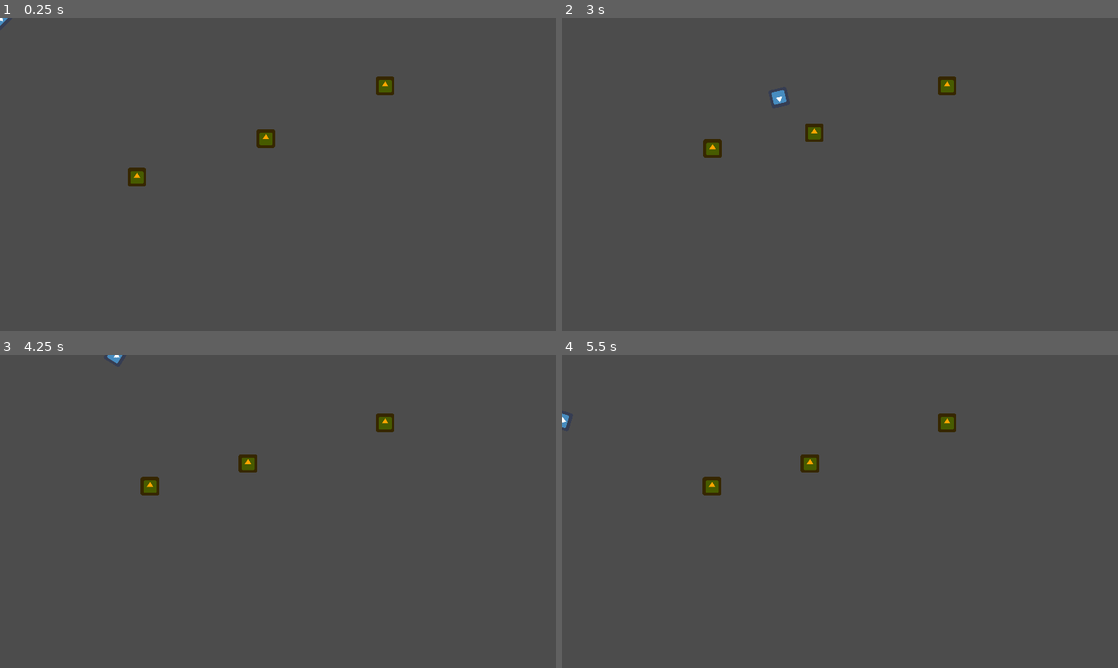
Above: before the commit, frames 1-4 (two rows, left to right).
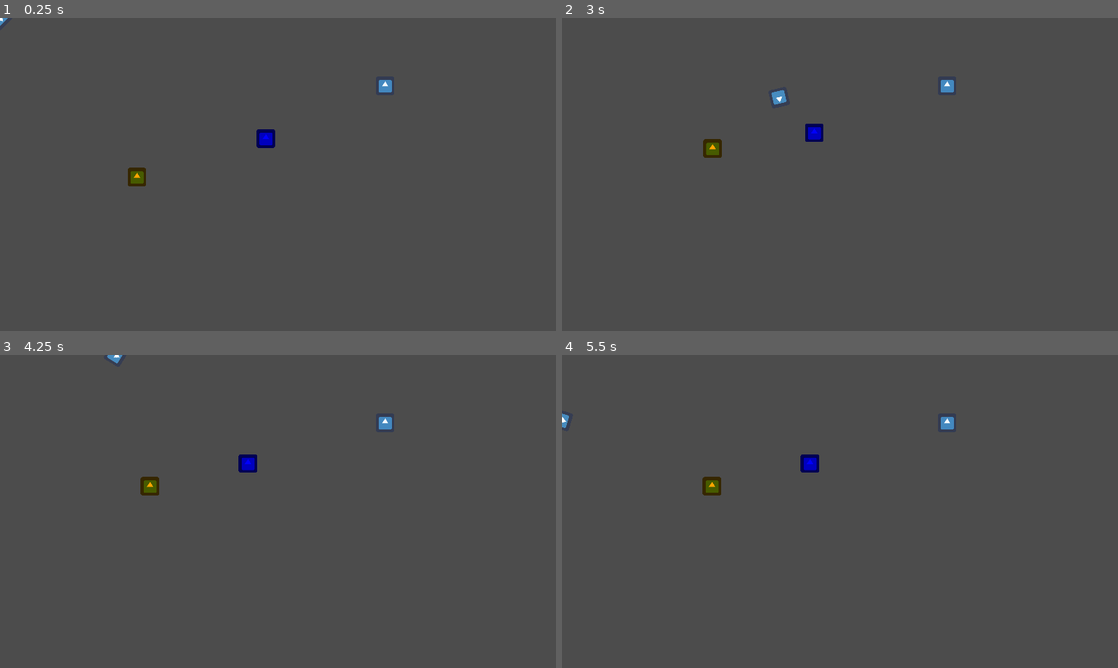
Above: after the commit, the same moments.

Repository: moisesjbc/ludum-dare-53
Game: Godot game, scene res://gameplay/main/main.tscn
Same seed, same stepped clock (60 frames per second), same inputs: the game is played once before the commit and once after it. The engine's default icon, where the game draws it, is replaced by a stand-in: a white triangle on a blue panel in a dark square.
Inputs (mouse positions are in pixels of both pictures, inside the frame that each line leads up to):
- Up to frame 1 (0.25 s): no input
- Up to frame 2 (3 s): tap Enter at 0.5 s; move the mouse to (962, 158) at 0.52 s; hold Right (ui_right) 0.53-1.28 s; move the mouse to (728, 190) at 1.27 s; hold Down (ui_down) 1.28-2.03 s; move the mouse to (895, 105) at 2.02 s; hold Right (ui_right) 2.03-2.78 s; move the mouse to (812, 237) at 2.77 s; hold Up (ui_up) from 2.78 s (still down)
- Up to frame 3 (4.25 s): move the mouse to (444, 558) at 3.52 s; release Up (ui_up) at 3.53 s; hold Left (ui_left) from 3.53 s (still down)
- Up to frame 4 (5.5 s): move the mouse to (673, 464) at 4.27 s; move the mouse to (867, 511) at 5.02 s; release Left (ui_left) at 5.03 s; hold Down (ui_down) from 5.03 s (still down)

The runs differ from the first frame. In frame 1, 0.4% of the frame differs, in the area x 46-71%, y 18-42%; in frame 2, 0.4%; in frame 3, 0.4%; in frame 4, 0.4%.

Commit message:
Add atraction / repulsion based on color

Diff:
--- a/godot-project/gameplay/box/box.gd
+++ b/godot-project/gameplay/box/box.gd
@@ -4,10 +4,17 @@
 var color
 var velocity = Vector2.ZERO
 var near_magnets = []
+var colors = [
+	Color.orange,
+	Color.blue,
+	Color.green,
+	Color.aliceblue
+]
 
 
 func _ready():
-	set_color(Color.orange)
+	randomize()
+	set_color(colors[randi() % len(colors)])
 
 
 func set_color(new_color):
@@ -19,10 +26,11 @@
 	var velocity = Vector2.ZERO
 
 	for near_magnet in near_magnets:
-		velocity += (near_magnet.global_position - global_position).normalized() * (near_magnet.radius() - global_position.distance_to(near_magnet.global_position))
+		var multiplier = 1
+		if color == near_magnet.color():
+			multiplier = -1
+		velocity += (near_magnet.global_position - global_position).normalized() * multiplier * (near_magnet.radius() - global_position.distance_to(near_magnet.global_position))
 
 	var collision = move_and_collide(velocity * delta)
-	if collision:
-		print('collision.collider.get_node("magnet") ', collision.collider.get_node("magnet"))
-	if collision and collision.collider.get_node("magnet"):
+	if collision and collision.collider.get_node("magnet") and collision.collider.get_node("magnet").color() != color:
 		collision.collider.get_node("magnet").attach(self)
--- a/godot-project/gameplay/magnet/magnet.gd
+++ b/godot-project/gameplay/magnet/magnet.gd
@@ -15,6 +15,10 @@
 	return $influence_area/collision_shape.shape.radius
 
 
+func color():
+	return get_parent().color
+
+
 func attach(object):
 	var object_position = object.global_position
 	object.get_parent().remove_child(object)
--- a/godot-project/gameplay/player/player.gd
+++ b/godot-project/gameplay/player/player.gd
@@ -3,6 +3,7 @@
 
 export (int) var speed = 500
 var magnet_working = false
+var color = Color.white
 
 
 func _physics_process(delta):
